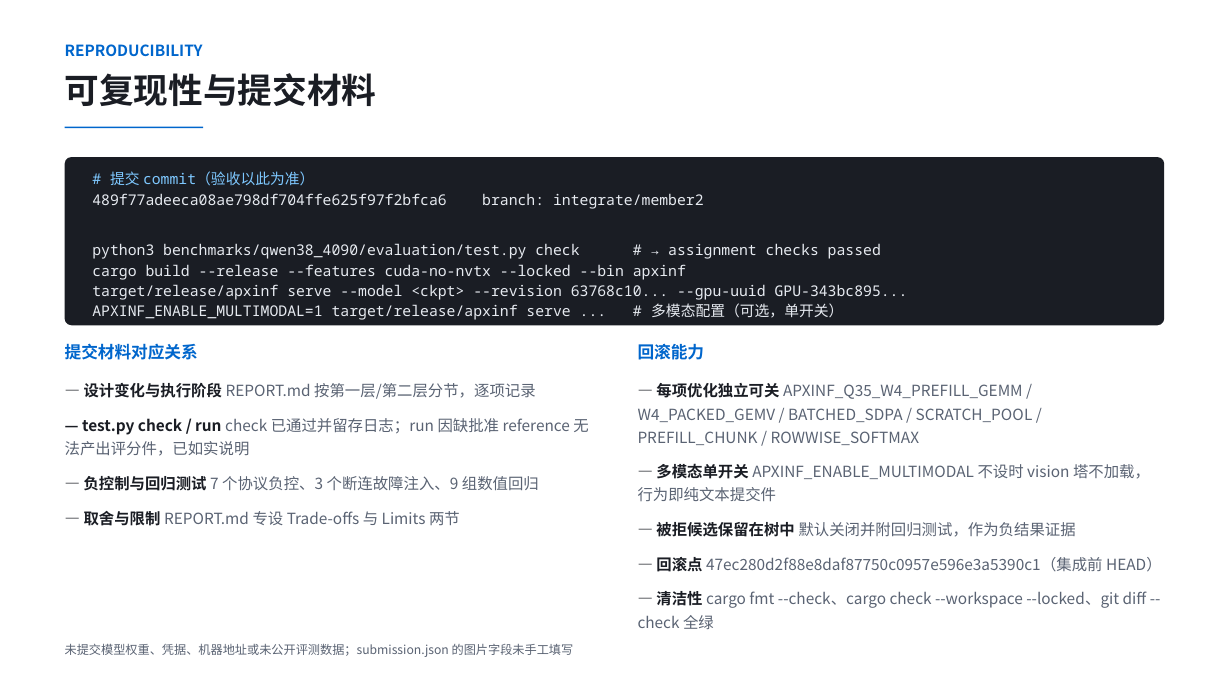
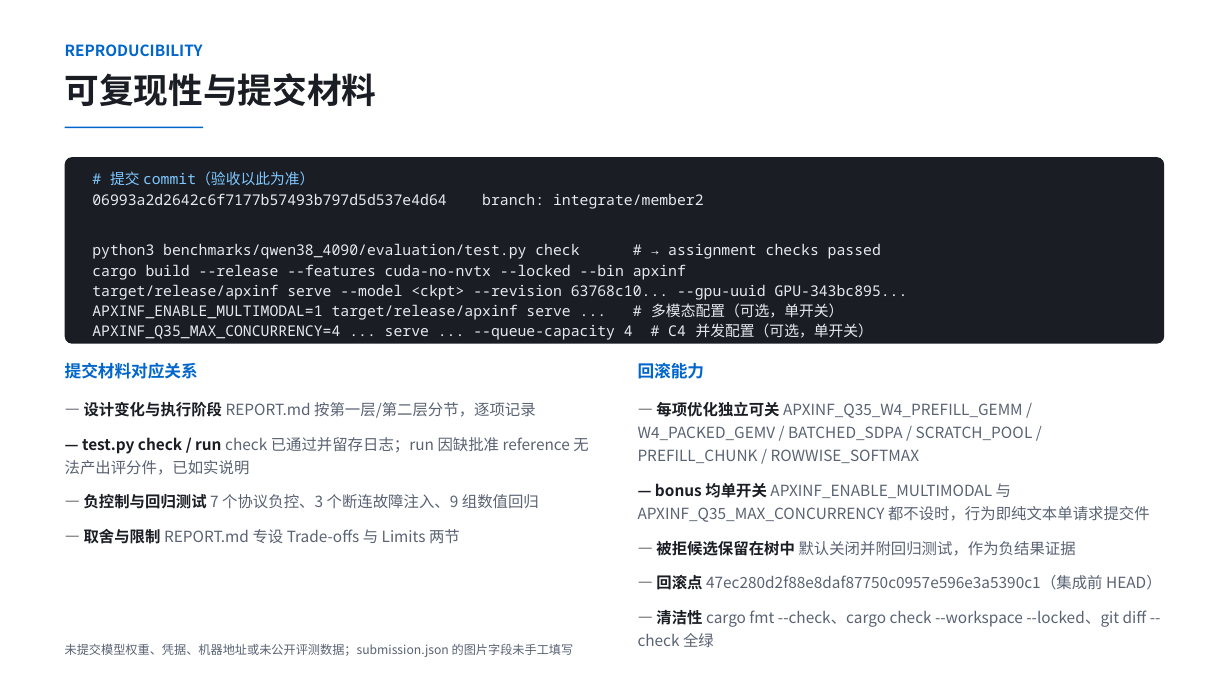
Before and after one commit to mygqdmmss/ApxInf, a slide deck: slide 13 of pdf/项目6_程仁龙_4090能飞_v1.pptx (slide 12 before the commit). Drawn at 1232x693 pixels with LibreOffice and Linux fonts; fonts in the diff are those of the drawing. Boxes give left, top, right and bottom in pixels: in the first picture for what was removed or moved away, otherwise in the second. Text is boxed around its words. In the diff, an @@ line names an element or a change of style, - is before the commit and + after.

Commit message:
update ppt

```diff
--- a/pdf/项目6_程仁龙_4090能飞_v1.pptx
+++ b/pdf/项目6_程仁龙_4090能飞_v1.pptx
@@ rounded rectangle resized from (x1=65, y1=157, x2=1165, y2=325) to (x1=65, y1=157, x2=1165, y2=344) @@
@@ text at (x1=92, y1=193, x2=704, y2=209): text changed @@
-489f77adeeca08ae798df704ffe625f97f2bfca6 branch: integrate/member2
+06993a2d2642c6f7177b57493b797d5d537e4d64 branch: integrate/member2
@@ text at (x1=92, y1=323, x2=873, y2=340): paragraph added @@
+APXINF_Q35_MAX_CONCURRENCY=4 ... serve ... --queue-capacity 4 # C4 并发配置（可选，单开关）
@@ text "提交材料对应关系" moved from (x1=65, y1=343, x2=198, y2=360) to (x1=65, y1=362, x2=198, y2=379) @@
@@ text "回滚能力" moved from (x1=638, y1=343, x2=705, y2=360) to (x1=638, y1=362, x2=705, y2=379) @@
@@ text "— 设计变化与执行阶段 REPORT.md 按第一层/第二层分节，逐项记录" moved from (x1=65, y1=383, x2=588, y2=526) to (x1=65, y1=402, x2=588, y2=544) @@
@@ text "— 每项优化独立可关 APXINF_Q35_W4_PREFILL_GEMM / W4_PACKED_GEMV ..." moved from (x1=638, y1=383, x2=1162, y2=629) to (x1=638, y1=402, x2=1162, y2=647) @@
@@ text at (x1=638, y1=483, x2=1150, y2=522): text changed @@
-— 多模态单开关 APXINF_ENABLE_MULTIMODAL 不设时 vision 塔不加载，行为即纯文本提交件
+— bonus 均单开关 APXINF_ENABLE_MULTIMODAL 与 APXINF_Q35_MAX_CONCURRENCY 都不设时，行为即纯文本单请求提交件
```
Also in this commit, not shown: 5 other slides changed, 1 slide added, 3 other files.
